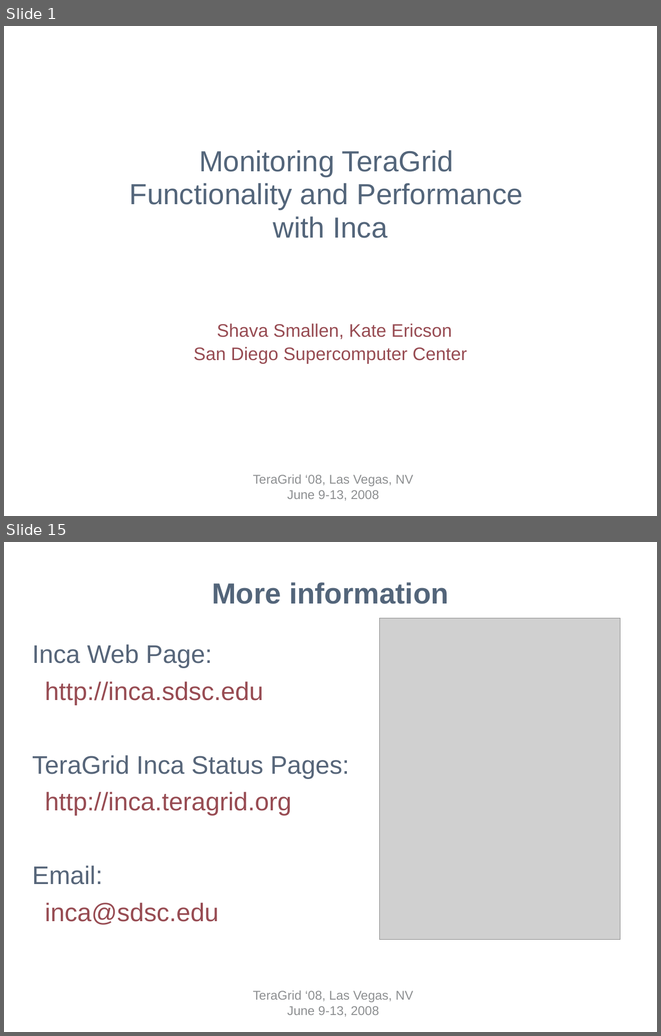
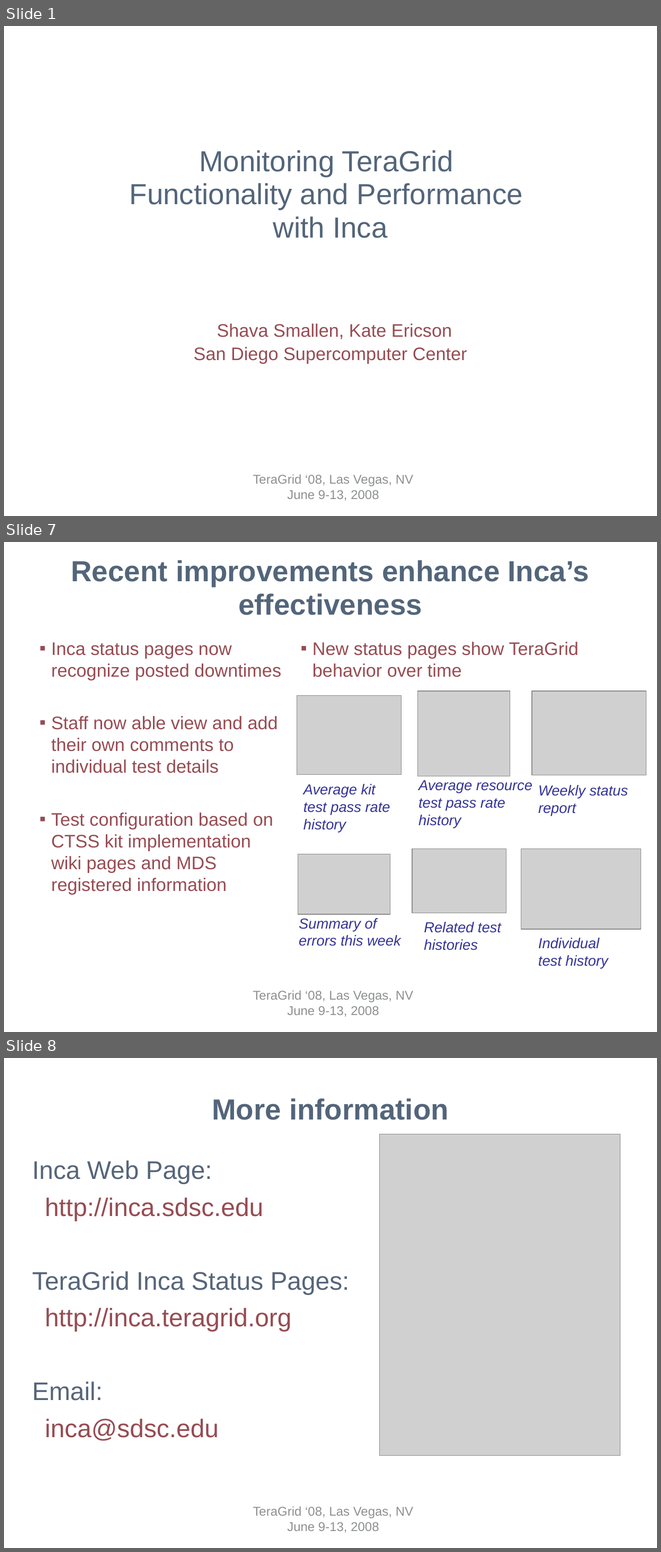
Before and after one commit to IncaProject/inca-xsede, a slide deck: talks/tg08/inca-tg08.ppt. Shown one above the other, each under a label of ours: slides 1 and 15 before the commit, slides 1, 7 and 8 after it; the slides between them are not shown. The pictures are 661x1036 and 661x1552 pixels, drawn with LibreOffice and Linux fonts; fonts in the diff are those of the drawing; grey boxes stand for pictures; background and template pictures are left out. Boxes give left, top, right and bottom in pixels: in the first picture for what was removed or moved away, otherwise in the second. Text is boxed around its words. In the diff, an @@ line names an element or a change of style, - is before the commit and + after.

```diff
--- a/talks/tg08/inca-tg08.ppt
+++ b/talks/tg08/inca-tg08.ppt
@@ slide 7 added at (4,542,657,1032), background #FFFFFF; not listed: 1 template element that a slide beside it also shows @@
@@ title added at (71,560,589,615), 32 pt, text #53657A, bold @@
+Recent improvements enhance Inca’s effectiveness
@@ text added at (51,642,281,894), 20 pt, text #974B52 @@
+  ▪ Inca status pages now recognize posted downtimes
+  ▪ Staff now able view and add their own comments to individual test details
+  ▪ Test configuration based on CTSS kit implementation wiki pages and MDS registered information
@@ text added at (312,642,579,677), 20 pt, text #974B52 @@
+  ▪ New status pages show TeraGrid behavior over time
@@ picture added at (297,696,402,775) @@
@@ picture added at (417,691,510,776) @@
@@ picture added at (531,691,646,775) @@
@@ text added at (418,780,532,828), 16 pt, text #333399, italic @@
+Average resource test pass rate history
@@ text added at (303,784,390,832), 16 pt, text #333399, italic @@
+Average kit test pass rate history
@@ text added at (538,785,628,816), 16 pt, text #333399, italic @@
+Weekly status report
@@ picture added at (298,854,390,914) @@
@@ picture added at (412,849,506,913) @@
@@ picture added at (521,849,641,929) @@
@@ text added at (299,918,401,946), 16 pt, text #333399, italic @@
+Summary of errors this week
@@ text added at (424,921,501,950), 16 pt, text #333399, italic @@
+Related test histories
@@ text added at (538,937,608,968), 16 pt, text #333399, italic @@
+Individual test history
@@ what was slide 15 is now slide 8 @@
```
Also in this commit, not shown: 2 slides changed, 3 other slides added, 11 slides removed.
